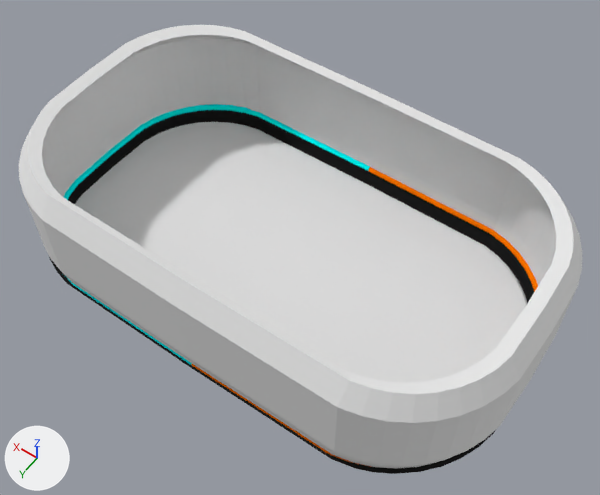
Before and after pictures for a commit that changed the Blender file Assets/Resources/Models/Terrain.blend.
Rendered twice from a camera (50 mm lens) standing at (-105.8, 141.9, 227.0) and looking at (-6.6, 3.0, 8.8). Arrows for +X, +Y and +Z are at lower left; the lights stay in place. Mesh edges are drawn as thin lines on the coarser meshes.

The scene before the commit, as lines of its bpy script (objects in view):
```python
me_cube_002 = bpy.data.meshes.new('Cube.002')
me_cube_002.from_pydata(...)  # 8755 vertices, 8436 faces; spans x -14.6..14.6, y -8.8..8.8, z -4.2..5.0
# faces by material slot: [480, 1872, 1872, 3648, 444, 120]
me_cube_002.materials.append(mat_glass)  # white #e7e7e7
me_cube_002.materials.append(mat_neon_orange)  # orange #ff7500
me_cube_002.materials.append(mat_neon_blue)  # cyan #00ffff
me_cube_002.materials.append(mat_material)  # white #e7e7e7
me_cube_002.materials.append(mat_black)  # black #202020
me_cube_002.materials.append(mat_ground_glass)  # white #e7e7e7
ob_stadium = bpy.data.objects.new('Stadium', me_cube_002)
ob_stadium.location = (0.0, 0.0, 5.6)
ob_stadium.scale = (6.2, 6.2, 6.2)
```
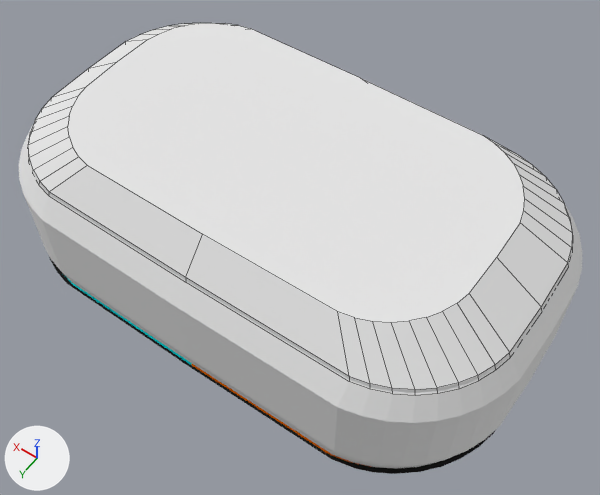
Commit message: Terrain plafond

Boxes [x1, y1, x2, y2] around the edits, measured in the pictures (600 x 495 px):
'Roof', added: after [28, 23, 573, 393]
'Stadium', unchanged, covered by the edit: before [19, 25, 582, 474]; after [19, 125, 582, 474]

What the commit changed:
Mesh me_cube_000 is new.
It has 360 vertices, 322 faces and spans x -13.9..13.9, y -8.0..8.0, z 4.8..6.9.
It uses material mat_glass (white #e7e7e7).
Object 'Roof' (ob_roof) is new; it shows me_cube_000.
Its location is (0.0, 0.0, 5.6).
Its scale is (6.2, 6.2, 6.2).
